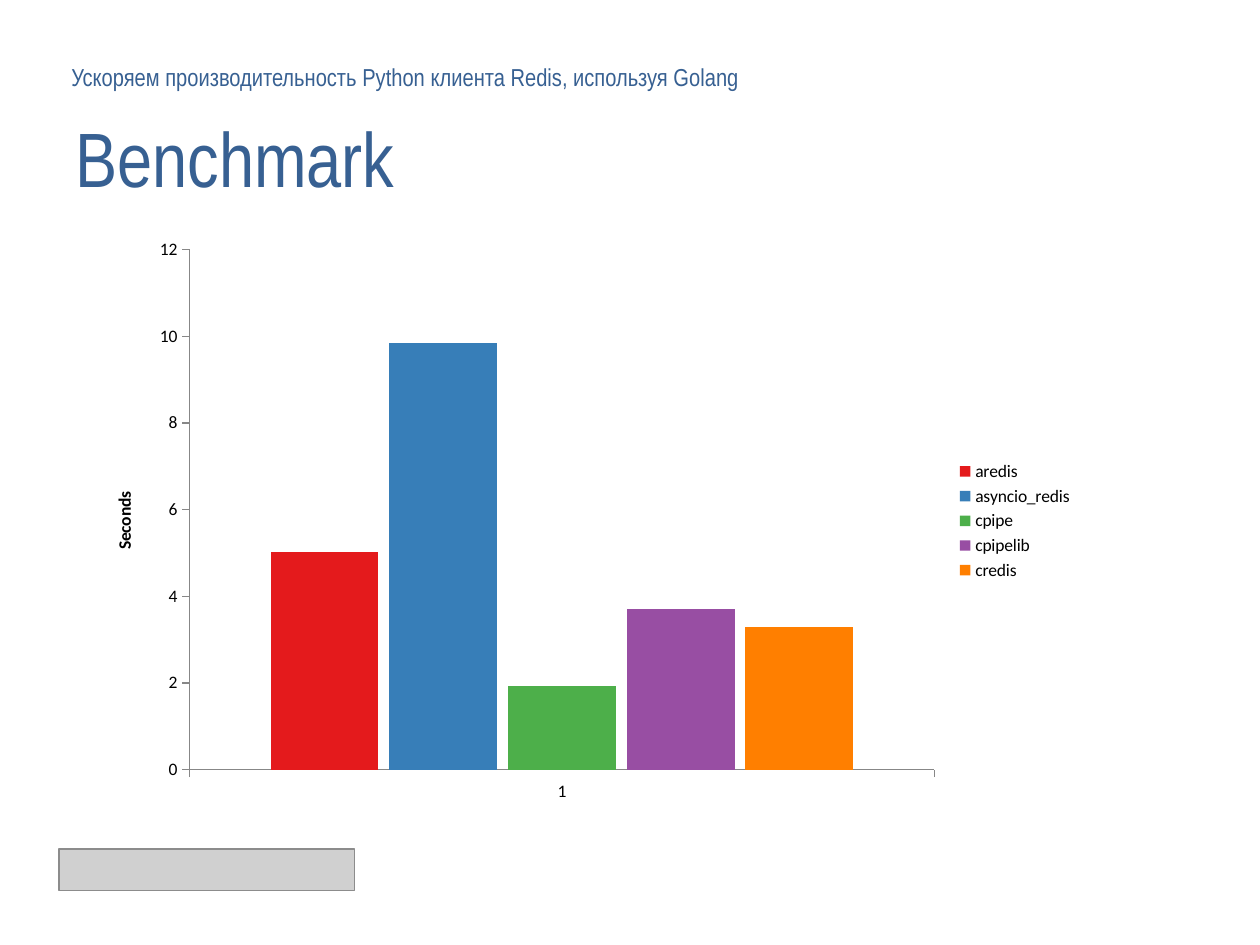
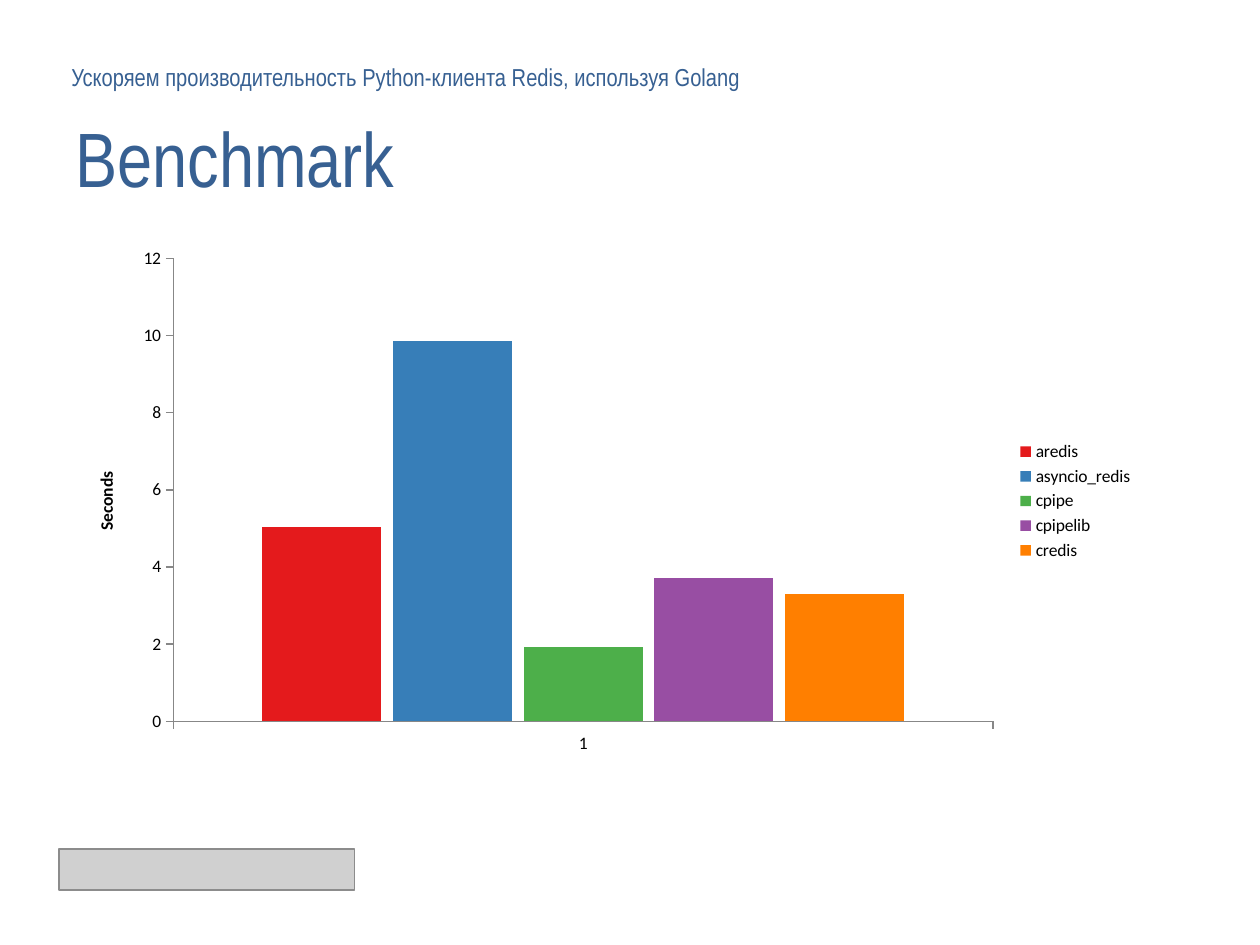
Before and after one commit to deslum/gopipe, a slide deck: slide 22 of presentation.odp (slide 20 before the commit). Drawn at 1260x945 pixels with LibreOffice and Linux fonts; fonts in the diff are those of the drawing; grey boxes stand for pictures; background and template pictures are left out. Boxes give left, top, right and bottom in pixels: in the first picture for what was removed or moved away, otherwise in the second. Text is boxed around its words. In the diff, an @@ line names an element or a change of style, - is before the commit and + after.

```diff
--- a/presentation.odp
+++ b/presentation.odp
@@ free "Ускоряем производительность Python-клиента Redis, используя ...": place and size @@
-free "Ускоряем производительность Python-клиента Redis, используя ..." at [71,68,738,91]
+free "Ускоряем производительность Python-клиента Redis, используя ..." at [59,59,1193,98]
@@ text in free at [71,68,740,91]: text changed @@
-Ускоряем производительность Python клиента Redis, используя Golang
+Ускоряем производительность Python-клиента Redis, используя Golang
@@ column chart at [69,238,1147,764] @@
@@ category axis changed @@
@@ column chart: place and size @@
-column chart at [87,228,1085,814]
+column chart at [69,238,1147,764]
```
Also in this commit, not shown: 19 other slides changed, 3 slides added, 1 slide removed, 4 other files.
